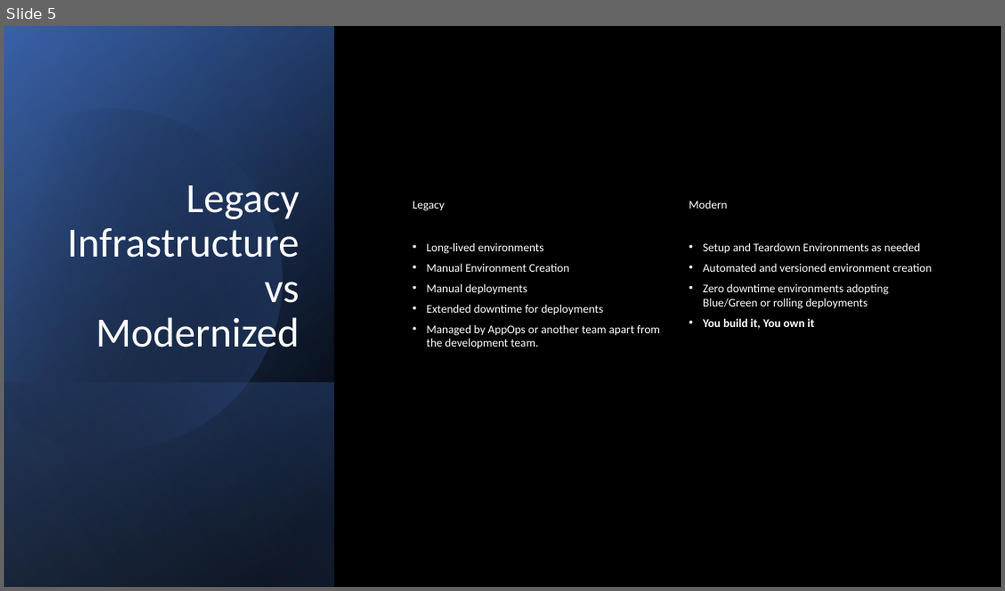
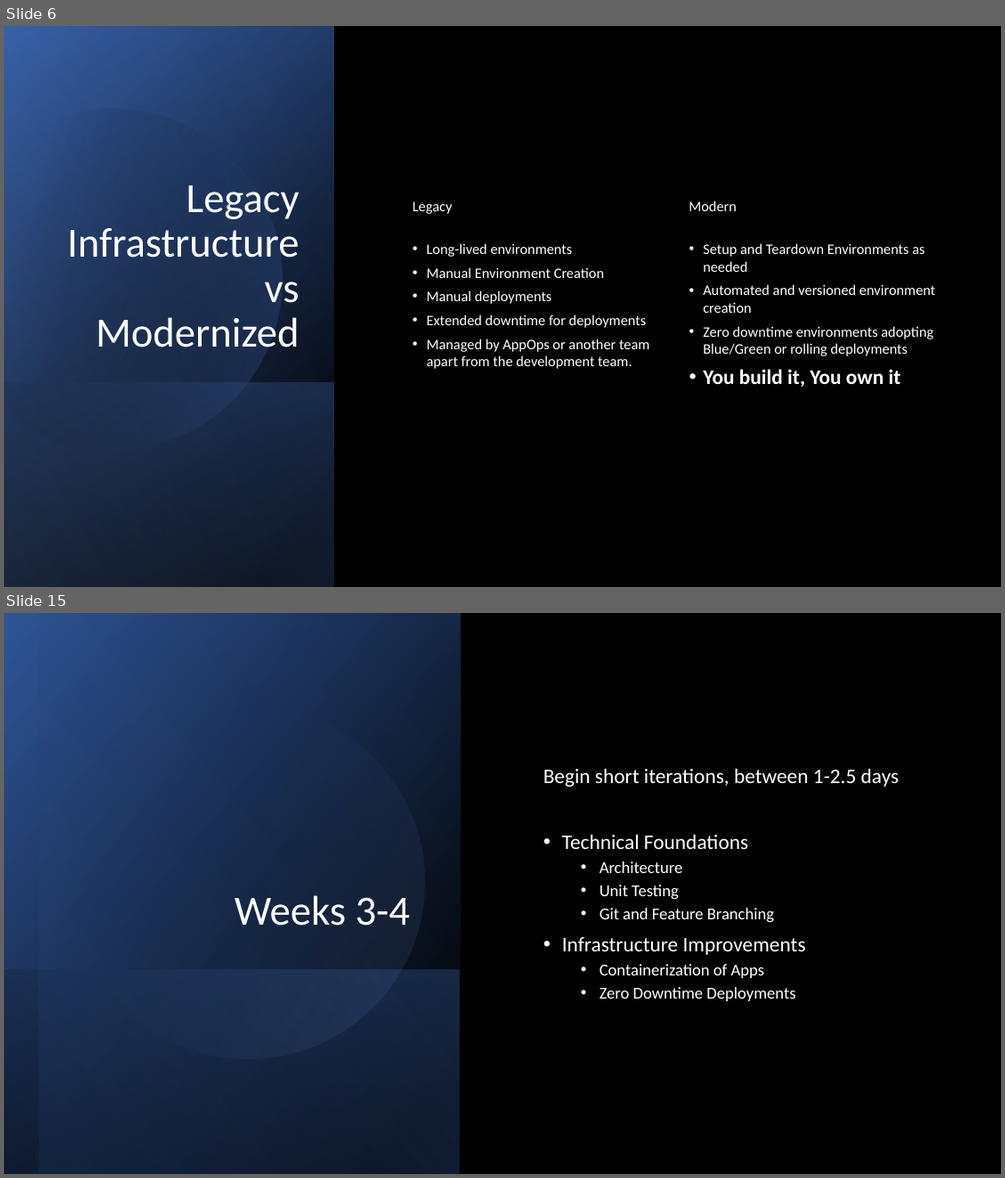
Before and after one commit to bigfrank123/liatrio-exercise, a slide deck: Artifacts/Liatrio.pptx. Shown one above the other, each under a label of ours: slide 5 before the commit, slides 6 and 15 after it; the slides between them are not shown. The pictures are 1005x591 and 1005x1178 pixels, drawn with LibreOffice and Linux fonts; fonts in the diff are those of the drawing. Boxes give left, top, right and bottom in pixels: in the first picture for what was removed or moved away, otherwise in the second. Text is boxed around its words. In the diff, an @@ line names an element or a change of style, - is before the commit and + after.

```diff
--- a/Artifacts/Liatrio.pptx
+++ b/Artifacts/Liatrio.pptx
@@ slide 15 added at [4,613,1001,1174], background #000000 @@
@@ rectangle added at [4,613,461,1174], fill gradient #000000 to #2F5597 @@
@@ rectangle added at [40,613,461,1174], fill gradient #000000 to #4472C4 @@
@@ ellipse added at [40,674,456,1090], fill gradient #4472C4 to #8FAADC @@
@@ text added at [543,768,899,1001], 16 pt, text #FFFFFF @@
+Begin short iterations, between 1-2.5 days
+• Technical Foundations
+  • Architecture
+  • Unit Testing
+  • Git and Feature Branching
+• Infrastructure Improvements
+  • Containerization of Apps
+  • Zero Downtime Deployments
@@ title added at [235,895,411,925], 40 pt, text #FFFFFF @@
+Weeks 3-4
@@ rectangle added at [4,969,460,1174], fill gradient #4472C4 to #000000 @@
@@ what was slide 5 is now slide 6 @@
@@ slide 6 changed as well @@
@@ size 11.3 to 14 pt in 3 elements at [413,201,453,214], [427,243,649,369], [688,200,736,211] @@
@@ text "Setup and Teardown Environments as ..." at [703,243,935,386]: size 11.3 to 14 pt in "Setup and Teardown Environments as needed", "Automated and versioned environment creation", "Zero downtime environments adopting Blue/Green or rolling ..."; size 11.3 to 20 pt in "You build it, You own it" @@
```
Also in this commit, not shown: 12 other slides added, 1 slide removed.
